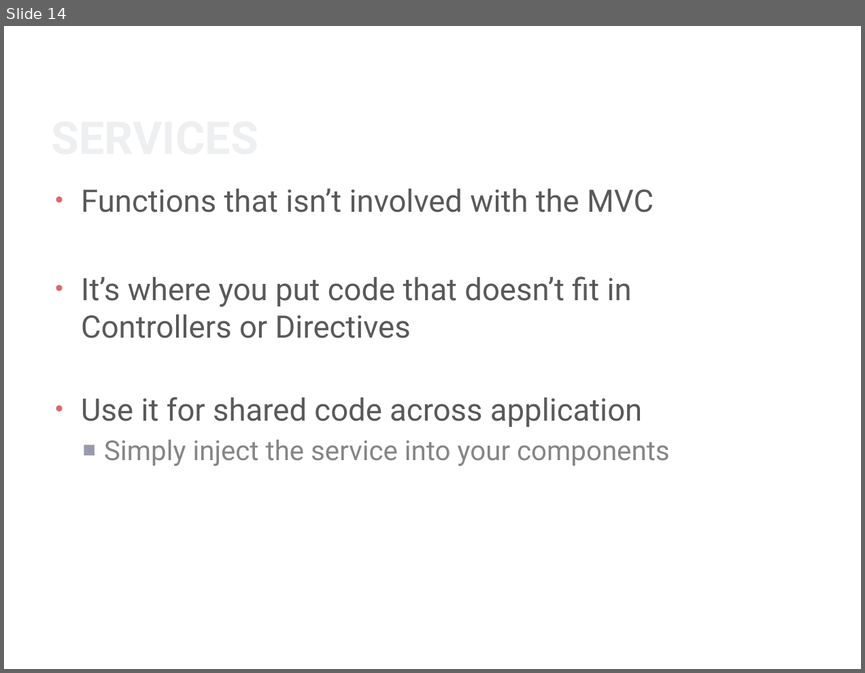
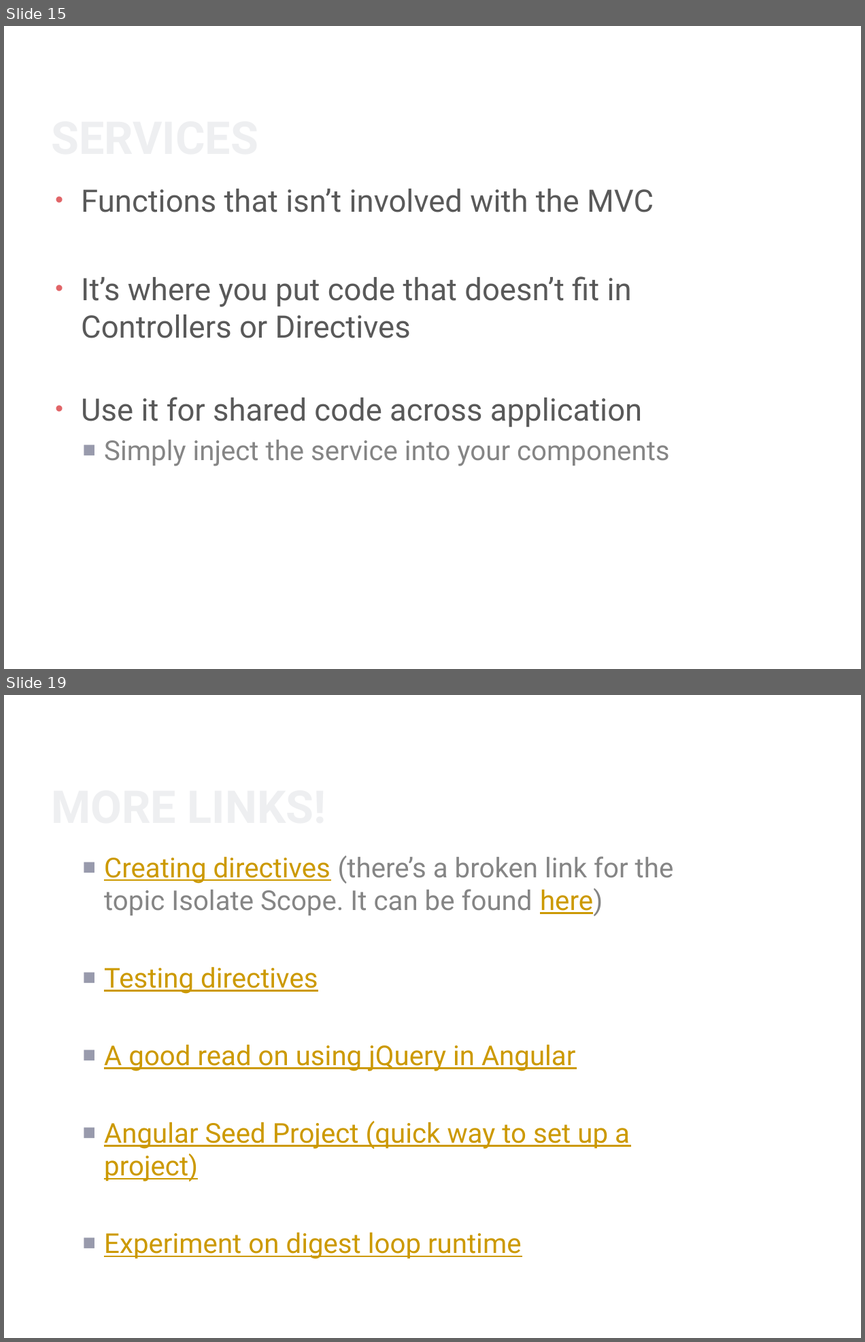
Before and after one commit to gibson-wong/AngularJS-Project, a slide deck: AngularJS.pptx. Shown one above the other, each under a label of ours: slide 14 before the commit, slides 15 and 19 after it; the slides between them are not shown. The pictures are 865x673 and 865x1342 pixels, drawn with LibreOffice and Linux fonts; fonts in the diff are those of the drawing; background and template pictures are left out. Boxes give left, top, right and bottom in pixels: in the first picture for what was removed or moved away, otherwise in the second. Text is boxed around its words. In the diff, an @@ line names an element or a change of style, - is before the commit and + after.

```diff
--- a/AngularJS.pptx
+++ b/AngularJS.pptx
@@ slide 19 added at [4, 695, 861, 1338], background #FFFFFF @@
@@ title added at [47, 725, 725, 832], 38 pt, text gradient #F5F5F6 to #EFEFF1 to #BFC0CA to #9C9EAF, bold @@
+MORE LINKS!
@@ text added at [104, 855, 674, 1259], 23 pt, text #CC9900, underline @@
+  ■ Creating directives (there’s a broken link for the topic Isolate Scope. It can be found here)
+  ■ Testing directives
+  ■ A good read on using jQuery in Angular
+  ■ Angular Seed Project (quick way to set up a project)
+  ■ Experiment on digest loop runtime
@@ what was slide 14 is now slide 15 @@
```
Also in this commit, not shown: 9 slides changed, 8 other files.
